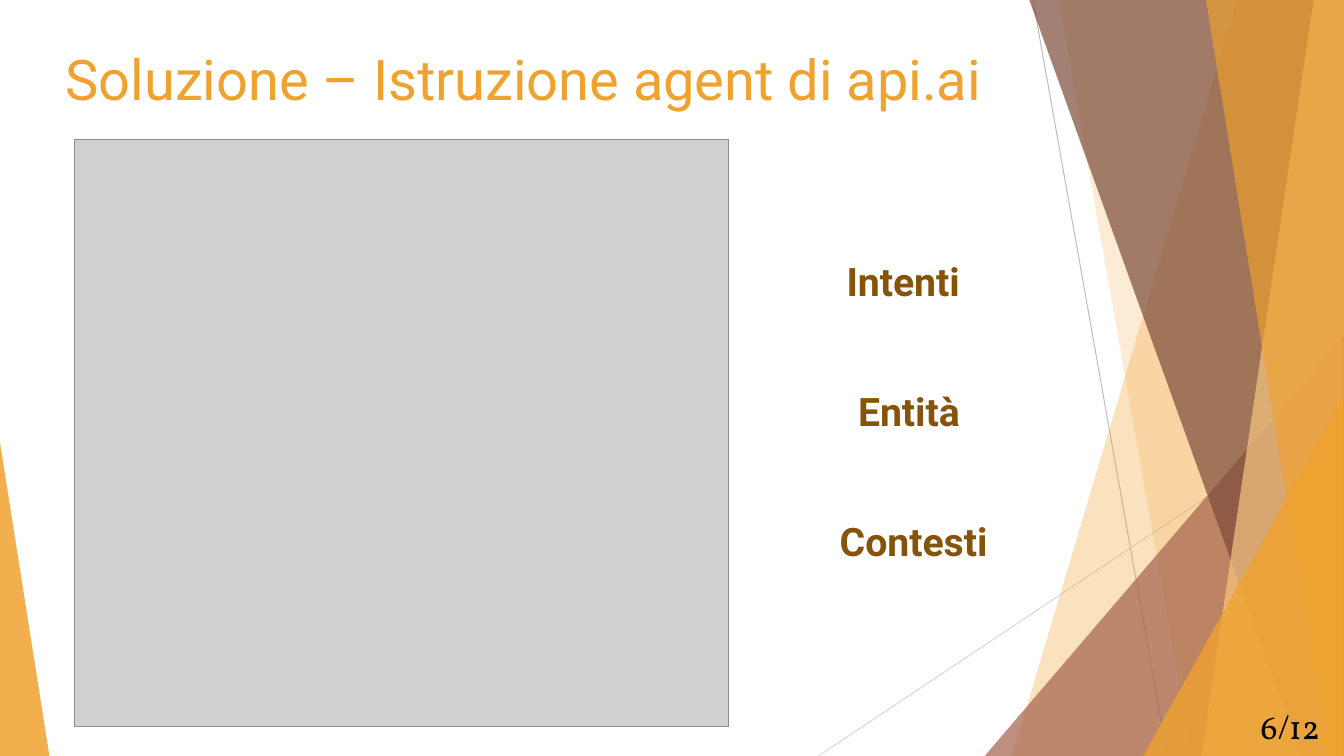
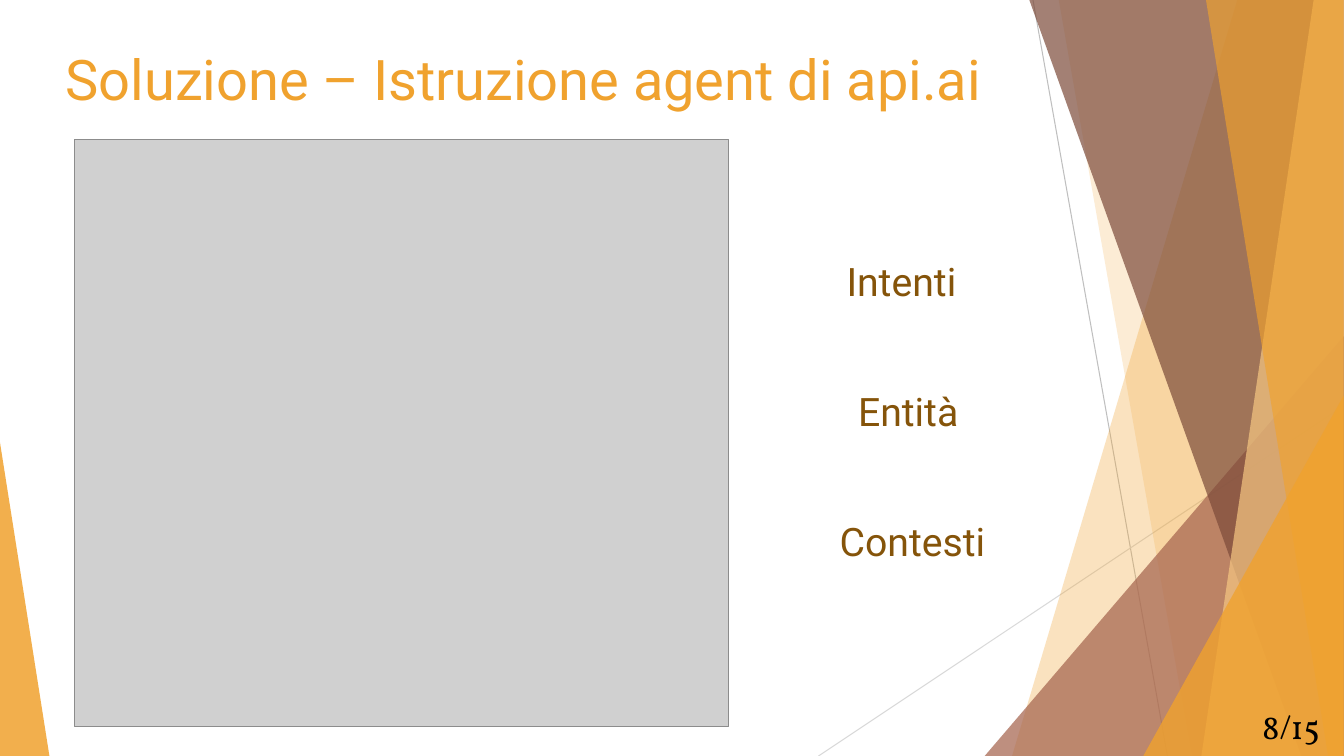
Before and after one commit to Mou95/Tesi, a slide deck: slide 8 of Presentazione_tesi.pptx (slide 6 before the commit). Drawn at 1344x756 pixels with LibreOffice and Linux fonts; fonts in the diff are those of the drawing; grey boxes stand for pictures. Boxes give left, top, right and bottom in pixels: in the first picture for what was removed or moved away, otherwise in the second. Text is boxed around its words. In the diff, an @@ line names an element or a change of style, - is before the commit and + after.

```diff
--- a/Presentazione_tesi.pptx
+++ b/Presentazione_tesi.pptx
@@ bold off in 3 elements at [847,267,957,297], [858,396,958,427], [840,527,986,557] @@
@@ text at [1262,715,1320,745]: text changed @@
-6/12
+8/15
```
Also in this commit, not shown: 11 other slides changed, 3 slides added, 2 other files.
